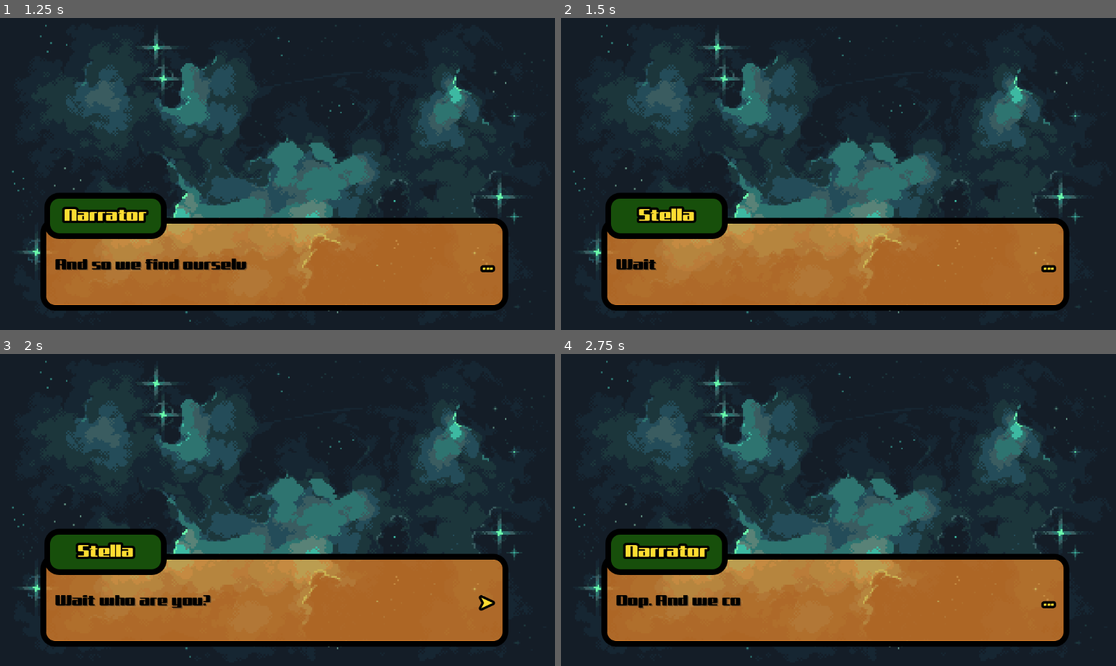
Above: before the commit, frames 1-4 (two rows, left to right).
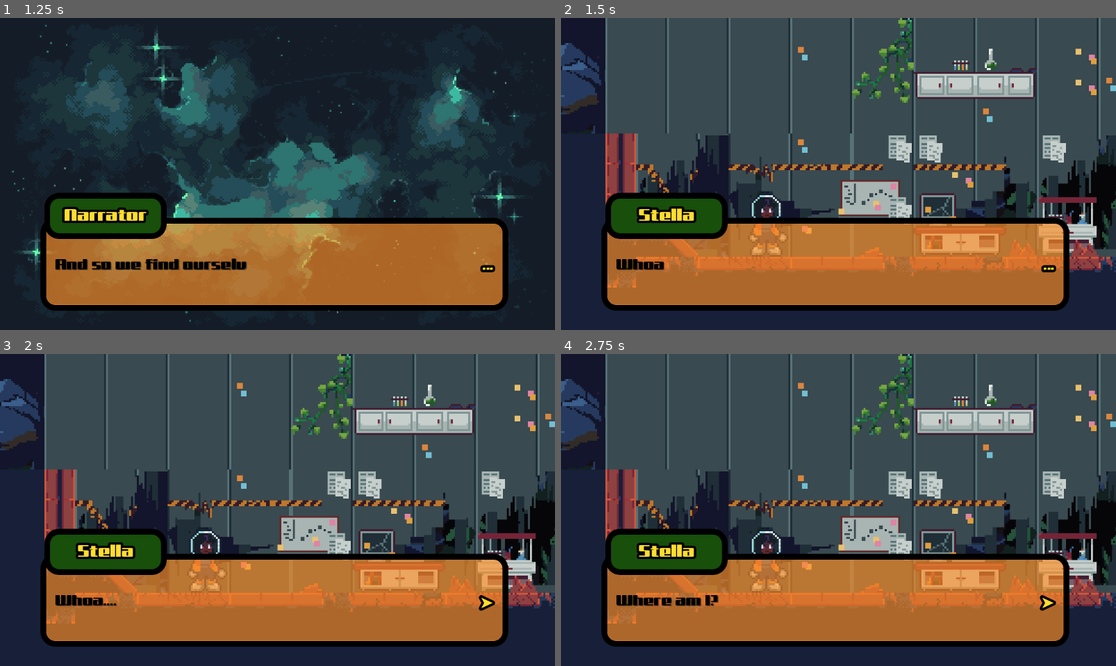
Above: after the commit, the same moments.

Repository: MikeyFJr/SpacedOut
Game: Godot game, scene res://Scenes/UI/menu_main.tscn
Two runs of this game, one before a commit and one after it. Both use one fixed random seed, a clock stepped at 60 frames per second and the inputs below.
Inputs:
- Up to frame 1 (1.25 s): click "Start >" at 0.5 s
- Up to frame 2 (1.5 s): tap Enter (ui_accept) at 1.25, 1.35 s; hold Right (move_right) from 1.28 s (still down)
- Up to frame 3 (2 s): keep holding Right (move_right); tap W (jump) at 1.52 s
- Up to frame 4 (2.75 s): keep holding Right (move_right); tap Shift (boost) at 2.1 s; tap W (jump) at 2.27 s; tap Enter (ui_accept) at 2.3 s

Frame 1 is identical in both runs. In frame 2, 56% of the frame differs, in the area x 0-100%, y 0-98%; in frame 3, 56%; in frame 4, 57%.

Commit message:
Added basic collectable script to resuse. Addding the descriptions and dialog of each item in global state

Diff:
--- a/so-godot-project/Scenes/Characters/stella_main.tscn
+++ b/so-godot-project/Scenes/Characters/stella_main.tscn
@@ -93,7 +93,8 @@
 [sub_resource type="CapsuleShape2D" id="CapsuleShape2D_g2imu"]
 radius = 8.0
 
-[node name="CharacterBody2D" type="CharacterBody2D"]
+[node name="Stella" type="CharacterBody2D"]
+collision_layer = 3
 script = ExtResource("1_bufls")
 
 [node name="Camera2D" type="Camera2D" parent="."]
@@ -118,5 +119,7 @@
 region_enabled = true
 
 [node name="CollisionShape2D" type="CollisionShape2D" parent="."]
+light_mask = 3
+visibility_layer = 3
 position = Vector2(0, -16)
 shape = SubResource("CapsuleShape2D_g2imu")
--- /dev/null
+++ b/so-godot-project/Scenes/Interactables/collectable_item.tscn
@@ -0,0 +1,26 @@
+[gd_scene load_steps=4 format=3 uid="uid://c3ciylebfirms"]
+
+[ext_resource type="Script" path="res://collectable_item.gd" id="1_8rgd8"]
+[ext_resource type="Texture2D" uid="uid://dnhywakswssie" path="res://Assets/Images/Sprites/butter_milk_free.png" id="2_dds0y"]
+
+[sub_resource type="CircleShape2D" id="CircleShape2D_iaohi"]
+radius = 9.0
+
+[node name="Collectable_item" type="Area2D"]
+light_mask = 2
+visibility_layer = 2
+collision_layer = 2
+collision_mask = 2
+script = ExtResource("1_8rgd8")
+
+[node name="Sprite2D" type="Sprite2D" parent="."]
+light_mask = 2
+visibility_layer = 2
+texture = ExtResource("2_dds0y")
+region_enabled = true
+region_rect = Rect2(48, 16, 16, 16)
+
+[node name="CollisionShape2D" type="CollisionShape2D" parent="."]
+shape = SubResource("CircleShape2D_iaohi")
+
+[connection signal="body_entered" from="." to="." method="_on_body_entered"]
--- a/so-godot-project/Scenes/Stages/World-1/Level-1/main_w_1_l_1.tscn
+++ b/so-godot-project/Scenes/Stages/World-1/Level-1/main_w_1_l_1.tscn
@@ -7,6 +7,7 @@
 [ext_resource type="PackedScene" uid="uid://u36mbm1jhasr" path="res://Scenes/Characters/stella_main.tscn" id="4_hngv2"]
 [ext_resource type="TileSet" uid="uid://nxxl82gpqgad" path="res://Assets/Images/Tilesets/lab_tiles.tres" id="5_qcowo"]
 [ext_resource type="PackedScene" uid="uid://brht2rcan4mow" path="res://Scenes/UI/textbox.tscn" id="6_f6ub1"]
+[ext_resource type="PackedScene" uid="uid://c3ciylebfirms" path="res://Scenes/Interactables/collectable_item.tscn" id="8_bs878"]
 
 [node name="main_w1_l1" type="Node2D"]
 script = ExtResource("1_rfusk")
@@ -44,6 +45,7 @@
 position = Vector2(36, 176)
 
 [node name="Textbox" parent="." instance=ExtResource("6_f6ub1")]
+unique_name_in_owner = true
 
 [node name="TileMap" type="TileMap" parent="."]
 tile_set = ExtResource("5_qcowo")
@@ -74,3 +76,6 @@
 z_index = 1
 tile_map_data = PackedByteArray("AAAQAAsAAAARABMAAAAYAAsAAAARABMAAAAJAAsAAAARABMAAAARAAsAAAATABMAAAAdAAsAAAATABMAAAANAA …(368 unchanged characters)…
 tile_set = ExtResource("5_qcowo")
+
+[node name="Collectable_item" parent="." instance=ExtResource("8_bs878")]
+position = Vector2(320, 162)
--- a/so-godot-project/Scripts/Managers/Global_state.gd
+++ b/so-godot-project/Scripts/Managers/Global_state.gd
@@ -2,4 +2,42 @@
 #Global to hold boosts, tracking item pickup, etc
 
 var boosts_available = 10
-var dialogue_active = false
+var dialogue_active = false #used to "pause" movement while dialogue happening
+							#since get tree pause() will stop music
+
+#tracking item pickup
+#were using array of items with predefined enum of them so we dont accidentally do it twice.
+#This also means defining them here first
+enum Items{
+	test_item1,
+	test_item2,
+	test_item3,
+}
+#items description + dialogue that can be pulled on pickup and menu to see items
+
+#the description would not be said, but read in the menu
+var item_data = {
+	Items.test_item1: {
+		"description": "An ancient scroll with unreadable text.",
+		"dialogue": [
+			"I found an old scroll!",
+			"The symbols on it look strange...",
+			"Maybe someone can translate this."
+		]
+	},
+	Items.test_item2: {
+		"description": "A small, shiny gem.",
+		"dialogue": [
+			"This gem looks valuable!",
+			"It feels warm to the touch."
+		]
+	},
+	Items.test_item3: {
+		"description": "A mysterious, locked box.",
+		"dialogue": [
+			"Wonder what's inside this box?",
+			"I need to find a way to open it."
+		]
+	}
+}
+var collected_items = []
--- a/so-godot-project/Scripts/Player/player_animator.gd
+++ b/so-godot-project/Scripts/Player/player_animator.gd
@@ -6,6 +6,8 @@
 
 func _process(_delta):
 	# flips the character sprite
+	if GlobalState.dialogue_active:
+		return
 	if player_controller.horizontal_input == 1:
 		sprite.flip_h = false
 	elif player_controller.horizontal_input == -1:
--- a/so-godot-project/Scripts/Player/stella_script.gd
+++ b/so-godot-project/Scripts/Player/stella_script.gd
@@ -58,6 +58,9 @@
 	coyote_timer.one_shot = true
 	add_child(coyote_timer)
 	coyote_timer.timeout.connect(coyote_timeout)
+
+func is_player() -> bool:
+	return true
 
 func _physics_process(delta) -> void:
 	#anim_player.play("idle")
--- a/so-godot-project/Scripts/UI/menu_cutscene.gd
+++ b/so-godot-project/Scripts/UI/menu_cutscene.gd
@@ -5,8 +5,8 @@
 func _ready():
 	# For now queueing it all here
 	textbox.queue_text(["And so we find ourselves at a new page","Narrator"])
-	textbox.queue_text(["Wait who are you?","Stella"])
-	textbox.queue_text(["Oop. And we continue....","Narrator"])
+	#textbox.queue_text(["Wait who are you?","Stella"])
+	#textbox.queue_text(["Oop. And we continue....","Narrator"])
 	textbox.show_textbox()
 	textbox.connect("text_finished", _on_text_finished)
 
--- a/so-godot-project/Scripts/UI/textbox.gd
+++ b/so-godot-project/Scripts/UI/textbox.gd
@@ -51,7 +51,7 @@
 					emit_signal("text_finished")  # Only emit when all lines are done
 				else:
 					change_state(State.READY)
-					hide_textbox()
+					#hide_textbox()
 
 func hide_textbox():
 	GlobalState.dialogue_active = false
@@ -61,25 +61,30 @@
 	textbox_container.hide()
 	speaker_container.hide()
 
+
 func queue_text(next_text):
 	text_queue.push_back(next_text)
 
 func show_textbox():
+	GlobalState.dialogue_active = true
 	textbox_container.show()
 	speaker_container.show()
 
 func display_text():
-	GlobalState.dialogue_active = true
+	if text_queue.is_empty():
+		return
 	tween = get_tree().create_tween()
 	var next = text_queue.pop_front()
 	var next_text = next[0]
 	var next_speak = next[1]
 
 	label.text = next_text
+	if DEBUG : print(label.text,"=text")
 	speaker_label.text = next_speak
-	#label.visible_ratio = 0.0
+	label.visible_ratio = 0.0
+
+	show_textbox()
 	change_state(State.READING)
-	show_textbox()
 	tween.tween_property(label, "visible_characters", len(next_text), len(next_text) * CHAR_READ_RATE).from(0).finished
 	tween.connect("finished", on_tween_finished)
 	end_symbol.text = "..."
--- /dev/null
+++ b/so-godot-project/collectable_item.gd
@@ -0,0 +1,48 @@
+
+#Collectable item
+#using GlobalState collected items
+#currently
+
+
+#has a collisionShape 2d, so would need to know when interacted with (for now walking into)
+#once it has collided, with a collison mask (need to set the layer for it) on player...
+#then it will add it to global state array and then call the textbox that is in that scene with the collectable item
+#to add text about what she collected
+extends Area2D
+
+# Signals
+signal item_collected(item_description)
+var DEBUG = false
+
+@export var item = GlobalState.Items.test_item1
+
+@onready var textbox = %Textbox
+
+func _ready():
+	connect("body_entered", _on_body_entered)
+#	making sure textbox exists
+	if not textbox:
+		print("textbox not found")
+		textbox = get_tree().get_root().get_node("./Textbox")  # Example path
+
+func _on_body_entered(body):
+	if body.is_player():
+		collect_item()
+
+func collect_item():
+	if item not in GlobalState.collected_items:
+		GlobalState.collected_items.append(item)
+		# signal for collected item (so we could maybe use in hud when we do that ig)
+		var dialogue_lines = GlobalState.item_data[item]["dialogue"]
+		emit_signal("item_collected")
+		queue_free() #remove it from scene after collection
+
+		if textbox:
+			for line in dialogue_lines:
+				textbox.queue_text([line, "Stella"])  # adding each line from global_state(has the items and dialogue for each item)
+				textbox.show_textbox()
+				textbox.connect("text_finished", _on_text_finished)
+
+func _on_text_finished():
+	if textbox:
+		textbox.hide_textbox()
--- a/so-godot-project/project.godot
+++ b/so-godot-project/project.godot
@@ -53,6 +53,10 @@
 ]
 }
 
+[layer_names]
+
+2d_physics/layer_2="Player_interaction"
+
 [rendering]
 
 textures/canvas_textures/default_texture_filter=0
Binary file added: so-godot-project/Assets/Images/Sprites/butter_milk_free.png
Not shown, added: so-godot-project/Assets/Images/Sprites/butter_milk_free.png.import
Not shown: 1 places in so-godot-project/Scenes/Stages/World-1/Level-1/main_w_1_l_1.tscn that only renumber resources
